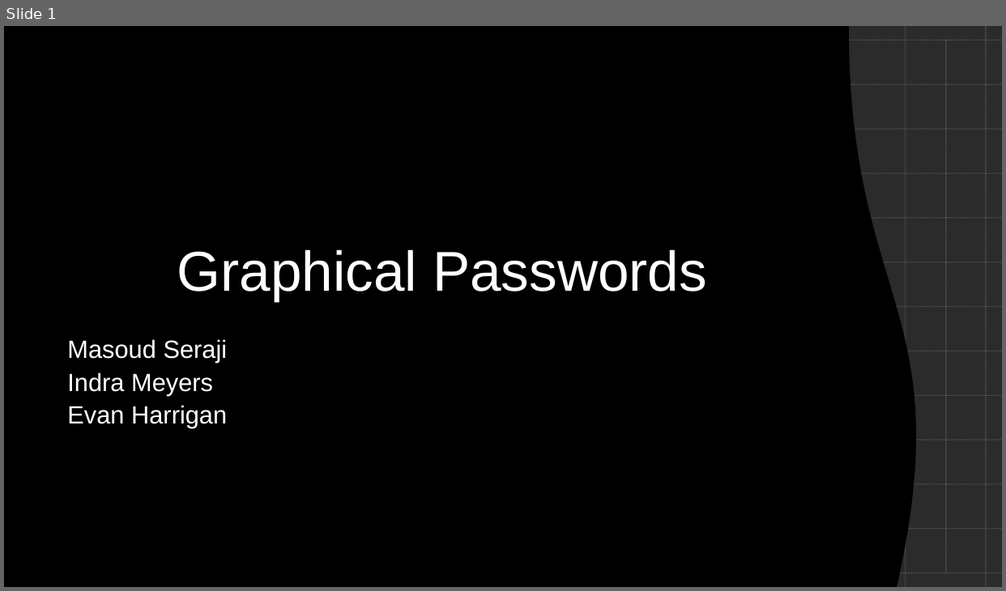
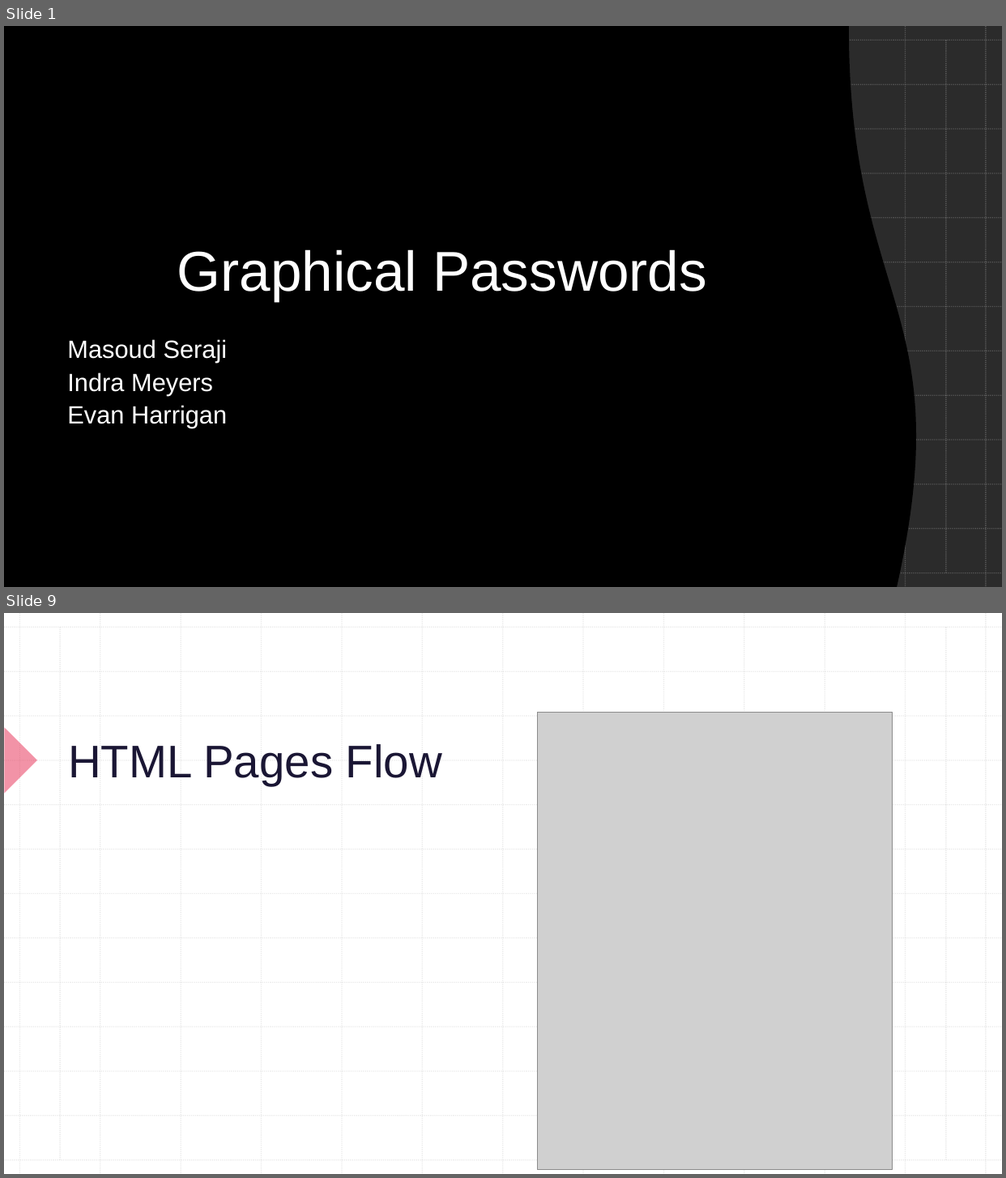
Before and after one commit to CSC-4350-TR-SP2023/Team3, a slide deck: docs/Graphical_Passwords.pptx. Shown one above the other, each under a label of ours: slide 1 before the commit, slides 1 and 9 after it; the slides between them are not shown. The pictures are 1006x591 and 1006x1178 pixels, drawn with LibreOffice and Linux fonts; fonts in the diff are those of the drawing; grey boxes stand for pictures; background and template pictures are left out; a plain dark background stands for a picture behind light text. Boxes give left, top, right and bottom in pixels: in the first picture for what was removed or moved away, otherwise in the second. Text is boxed around its words. In the diff, an @@ line names an element or a change of style, - is before the commit and + after.

```diff
--- a/docs/Graphical_Passwords.pptx
+++ b/docs/Graphical_Passwords.pptx
@@ slide 9 added at [4,613,1002,1174], background #FFFFFF; not listed: 26 template elements that a slide beside it also shows @@
@@ line added from (60, 628) to (60, 1161), #BCBCBC 1 pt dashed @@
@@ line added from (947, 628) to (947, 1161), #BCBCBC 1 pt dashed @@
@@ right triangle added at [4,728,37,794], fill #E72950 at 50% opacity @@
@@ picture added at [538,713,893,1170] @@
@@ title added at [68,744,442,786], 44 pt, text #1A1634 @@
+HTML Pages Flow
```
Also in this commit, not shown: 5 slides changed, 2 other slides added.
